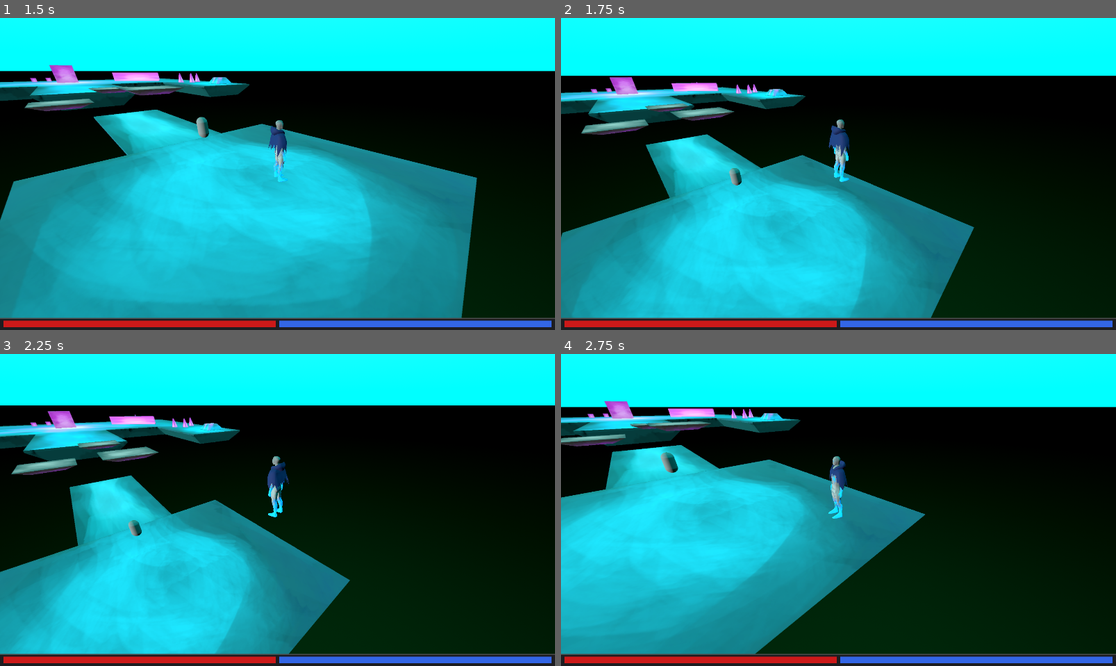
Above: before the commit, frames 1-4 (two rows, left to right).
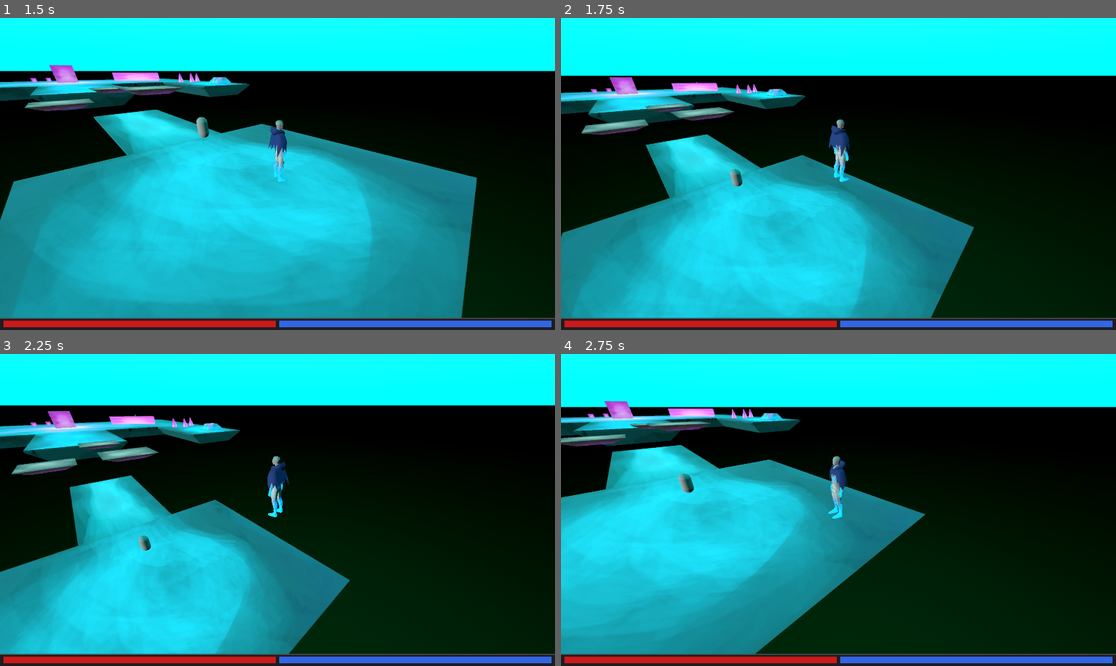
Above: after the commit, the same moments.

Repository: 1p22geo/AWARE_v0
Game: Godot game, scene res://scenes/UI/MainMenu/MainMenu.tscn
Two runs of this game, one before a commit and one after it. Both use one fixed random seed, a clock stepped at 60 frames per second and the inputs below.
Inputs (mouse positions are in pixels of both pictures, inside the frame that each line leads up to):
- Up to frame 1 (1.5 s): click "BE AWARE" at 0.5 s; tap Enter at 1.25 s; move the mouse to (399, 158) at 1.27 s; hold D (move_right) from 1.28 s (still down); hold Shift from 1.28 s (still down); click (399, 158) at 1.42 s
- Up to frame 2 (1.75 s): keep holding D (move_right); keep holding Shift; tap Space (jump) at 1.52 s
- Up to frame 3 (2.25 s): release D (move_right) at 2 s; release Shift at 2 s; drag from (166, 525) to (249, 572) at 2.02 s
- Up to frame 4 (2.75 s): no input

Frame 1 is identical in both runs. In frame 2, less than 0.1% of the frame differs, in the area x 30-33%, y 48-55%; in frame 3, 0.2%; in frame 4, 0.3%, in the area x 17-25%, y 31-45%.

Commit message:
fix(EnemyStates): fix inheritance

Diff:
--- a/src/characters/Enemies/Enemy1States/IdleState.gd
+++ b/src/characters/Enemies/Enemy1States/IdleState.gd
@@ -1,14 +1,7 @@
-extends Node
+extends State
 class_name IdleState
 
-signal Change(state, new_state_name)
-
 var idle_time : float
-
-func _ready():
-	# For some reason, without this line, the Change signal is not recognized
-	# and the state machine gets stuck.
-	add_user_signal("Change", [{"name": "state", "type": TYPE_OBJECT}, {"name": "new_state_name", "type": TYPE_STRING}])
 
 
 func Enter():
--- a/src/characters/Enemies/Enemy1States/follow.gd
+++ b/src/characters/Enemies/Enemy1States/follow.gd
@@ -3,7 +3,7 @@
 
 @onready var movement_component: MovementComponent = get_parent().get_parent().get_parent().get_node("MovementComponent") as MovementComponent
 
-@export var speed: float = 8
+@export var speed: float = 1.5
 
 
 var enemy : CharacterBody3D
@@ -11,7 +11,10 @@
 
 func Enter():
 	enemy = get_parent().get_parent().get_parent() as CharacterBody3D
-	player = get_tree().get_first_node_in_group("Player").get_node("Player") as CharacterBody3D
+	var player_group = get_tree().get_first_node_in_group("Player")
+	if player_group:
+		player = player_group.get_node("Player") as CharacterBody3D
+
 	if not movement_component:
 		return
 	movement_component.speed = speed
--- a/src/characters/Enemies/Enemy1States/wander.gd
+++ b/src/characters/Enemies/Enemy1States/wander.gd
@@ -27,11 +27,14 @@
 func Update(_delta: float):
 	if not movement_component:
 		return
+
 	# Sprawdź czy gracz jest w zasięgu widzenia
-	var player = get_tree().get_first_node_in_group("Player").get_node("Player") as CharacterBody3D
-	if player and enemy.global_position.distance_to(player.global_position) < 15.0:
-		Change.emit(self, "follow")
-		return
+	var player_group = get_tree().get_first_node_in_group("Player")
+	if player_group:
+		var player = player_group.get_node("Player") as CharacterBody3D
+		if player and is_instance_valid(player) and enemy.global_position.distance_to(player.global_position) < 15.0:
+			Change.emit(self, "follow")
+			return
 
 	if wander_time > 0:
 		wander_time -= _delta
--- a/src/core/state/state.gd
+++ b/src/core/state/state.gd
@@ -1,7 +1,7 @@
 extends Node
 class_name State
 
-signal Change
+signal Change(state: State, new_state_name: String)
 
 func Enter():
 	pass
